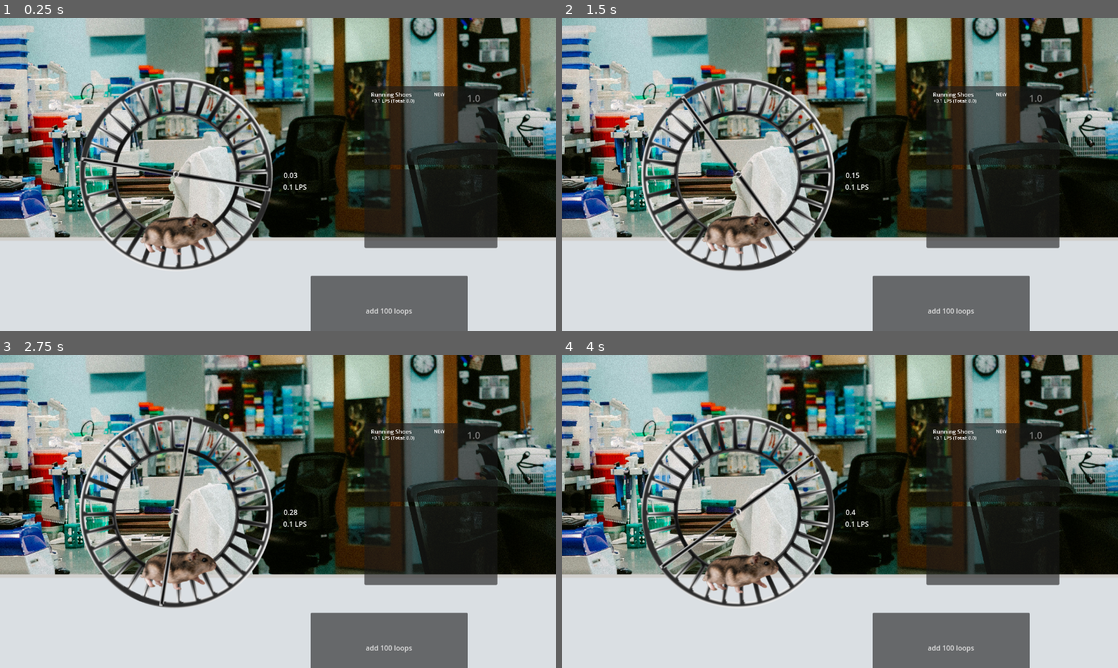
Above: before the commit, frames 1-4 (two rows, left to right).
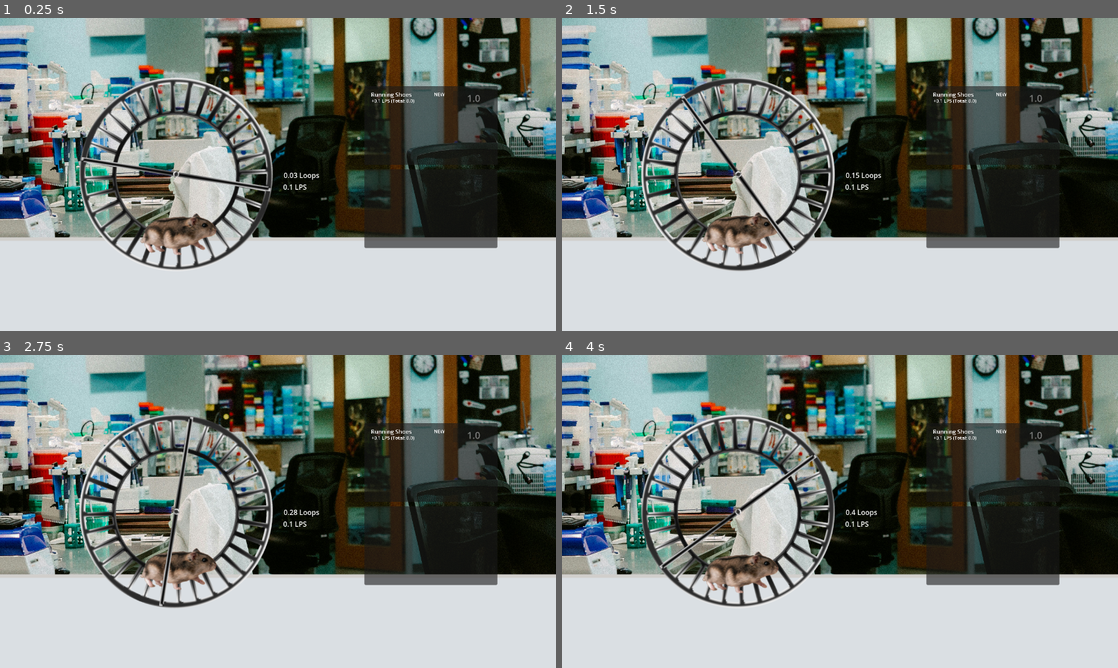
Above: after the commit, the same moments.

Repository: Trashcan445/gmtk_jam_repo
Game: Godot game, scene res://scenes/hamster_clicker.tscn
Two runs of this game, one before a commit and one after it. Both use one fixed random seed, a clock stepped at 60 frames per second and the inputs below. Sound files missing from this copy of the repository are replaced by a short silence.
Inputs (mouse positions are in pixels of both pictures, inside the frame that each line leads up to):
- Up to frame 1 (0.25 s): no input
- Up to frame 2 (1.5 s): tap Enter (ui_accept) at 0.5, 0.77 s; move the mouse to (962, 158) at 0.52 s; hold Right (ui_right) 0.53-1.25 s; click (962, 158) at 0.67 s; drag from (728, 190) to (812, 237) at 1.27 s
- Up to frame 3 (2.75 s): move the mouse to (333, 442) at 2.02 s; hold Right (ui_right) from 2.03 s (still down)
- Up to frame 4 (4 s): release Right (ui_right) at 2.75 s; drag from (812, 574) to (673, 464) at 2.77 s; move the mouse to (1006, 558) at 3.52 s; hold Left (ui_left) from 3.53 s (still down); tap Enter (ui_accept) at 3.77 s

The runs differ from the first frame. In frame 1, 5.0% of the frame differs, in the area x 53-85%, y 49-100%; in frame 2, 5.0%; in frame 3, 5.0%; in frame 4, 5.0%.

Commit message:
New build for web

Diff:
--- a/gmtk_jam/scenes/hamster_clicker.tscn
+++ b/gmtk_jam/scenes/hamster_clicker.tscn
@@ -323,8 +323,10 @@
 offset_bottom = 36.0
 text = "uninitialized LOOPS"
 script = ExtResource("5_qmgou")
+suffix = " Loops"
 
 [node name="Button" type="Button" parent="."]
+visible = false
 offset_left = 75.0
 offset_top = 233.0
 offset_right = 437.0
Not shown, added: gmtk_jam/export/web/index.apple-touch-icon.png.import
Not shown, added: gmtk_jam/export/web/index.icon.png.import
Not shown, added: gmtk_jam/export/web/index.png.import
Not shown, added: gmtk_jam/export/web/HamsterLoop.zip
Not shown, added: gmtk_jam/export/web/index.audio.position.worklet.js
Not shown, added: gmtk_jam/export/web/index.audio.worklet.js
Not shown, added: gmtk_jam/export/web/index.js
Not shown, added: gmtk_jam/export/web/index.pck
Not shown, added: gmtk_jam/export/web/index.png
Not shown, added: gmtk_jam/export/web/index.wasm
